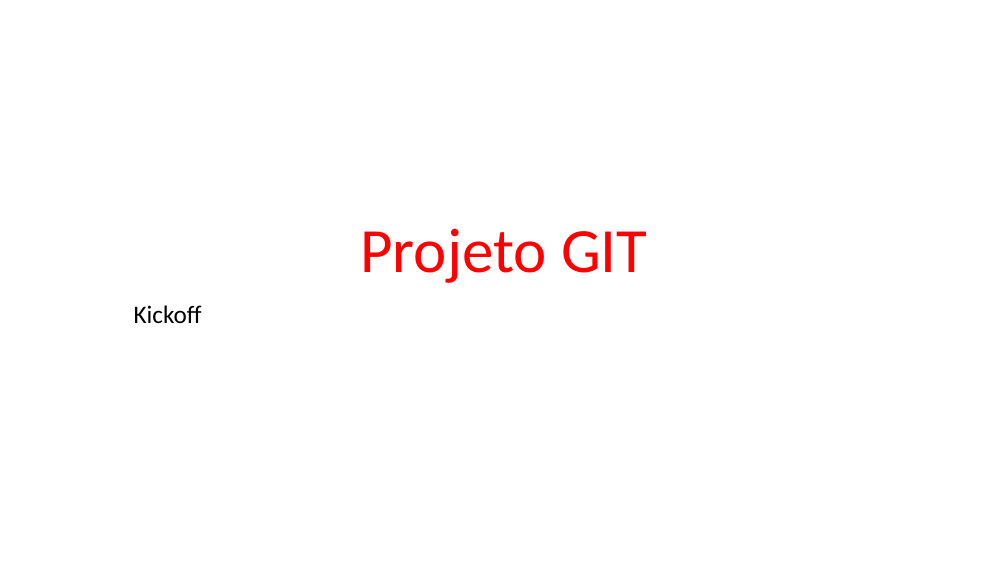
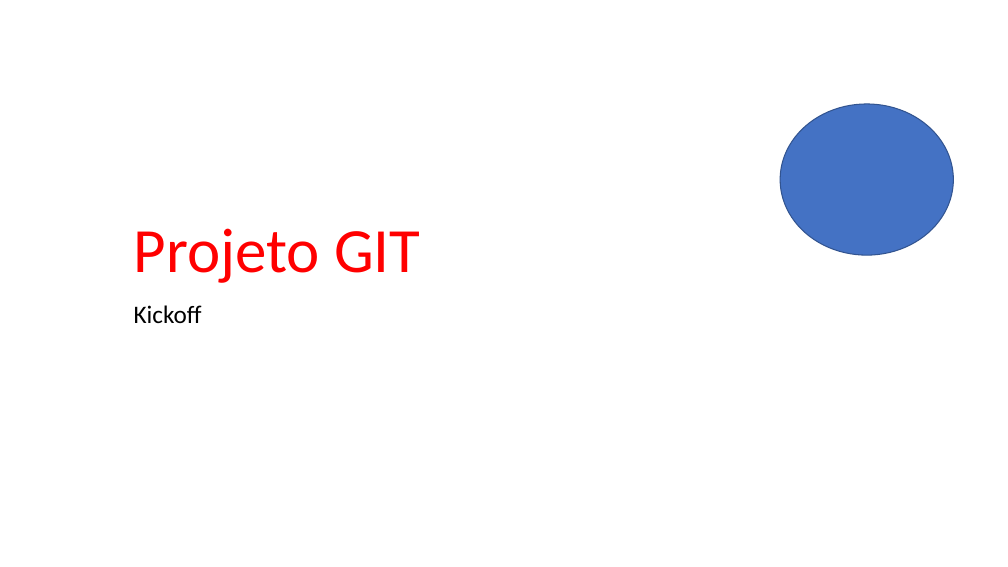
Before and after one commit to borbapugliese18/3SIPG-ExemploGit-2024, a slide deck: slide 1 of PastaDocsEngenharia/Projeto-GIT-kickoff.pptx. Drawn at 1008x567 pixels with LibreOffice and Linux fonts; fonts in the diff are those of the drawing. Boxes give left, top, right and bottom in pixels: in the first picture for what was removed or moved away, otherwise in the second. Text is boxed around its words. In the diff, an @@ line names an element or a change of style, - is before the commit and + after.

Commit message:
Versão final do documento de Kickoff

```diff
--- a/PastaDocsEngenharia/Projeto-GIT-kickoff.pptx
+++ b/PastaDocsEngenharia/Projeto-GIT-kickoff.pptx
@@ title "Projeto GIT" at <box>134,228,420,283</box>: alignment centre to left @@
@@ ellipse added at <box>780,104,954,256</box>, fill #4472C4, outline #325491 1 pt @@
```
